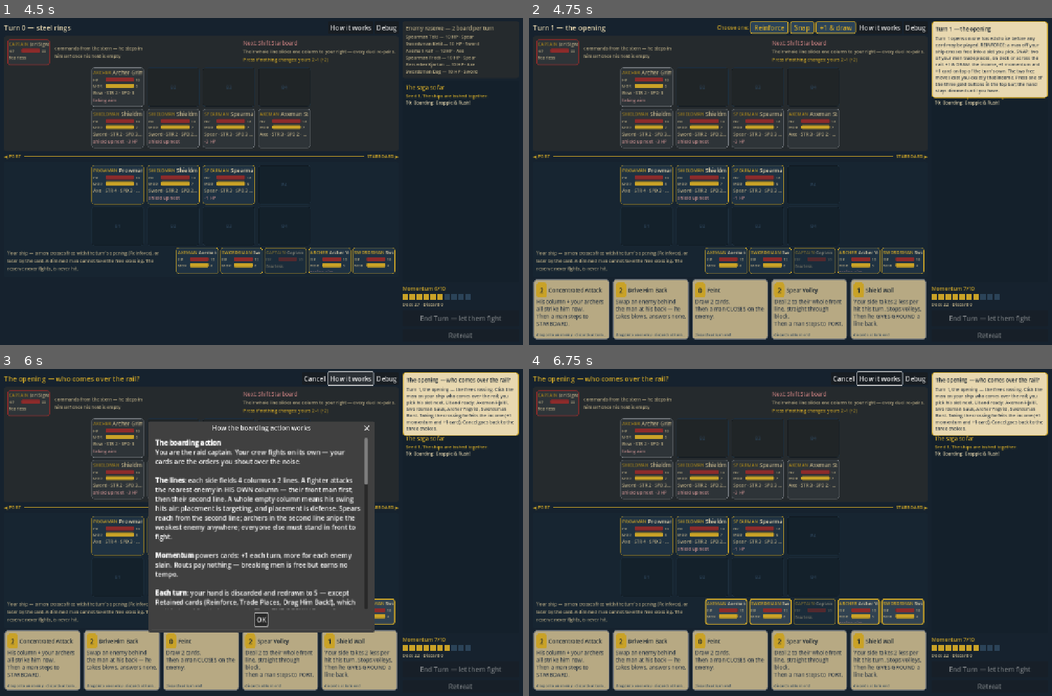
Above: before the commit, frames 1-4 (two rows, left to right).
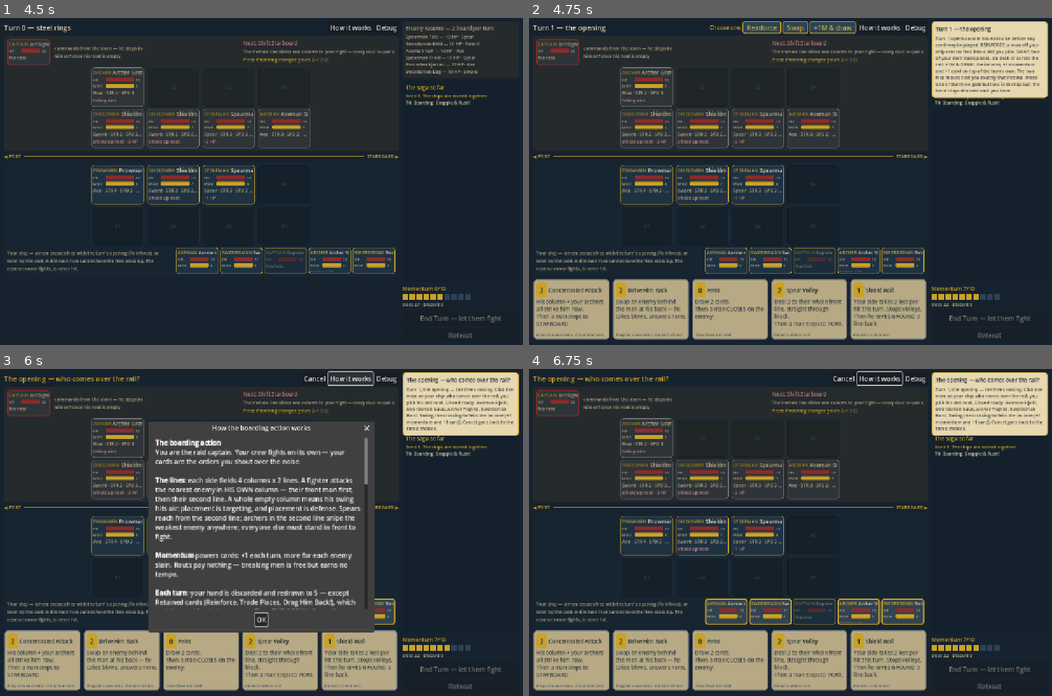
Above: after the commit, the same moments.

Repository: Tonttu84/vikingGame
Game: Godot game, scene res://src/ui/battle_ui.tscn
Two runs of this game, one before a commit and one after it. Both use one fixed random seed, a clock stepped at 60 frames per second and the inputs below.
Inputs:
- Up to frame 1 (4.5 s): click "How it works" at 0.5 s; click "Debug" at 1.25 s; click "End Turn — let them fight" at 2 s; click "Retreat" at 2.75 s; click "Board" at 3.5 s; click "Board this way" at 4.25 s
- Up to frame 2 (4.75 s): no input
- Up to frame 3 (6 s): click "Reinforce" at 5 s; click "How it works" at 5.75 s
- Up to frame 4 (6.75 s): click "OK" at 6.5 s

Frame 1 is identical in both runs. In frame 2, 1.0% of the frame differs, in the area x 34-99%, y 1-24%; in frame 3, less than 0.1%; in frame 4, nothing differs.

Commit message:
Relabel the opening's buttons: Swap, and +1M & draw
The owner's words from his first play of the web build. "Snap" was the
working name; the button, the explanation panel and the rules text all
say Swap now, and the income button says what its +1 is. The engine's
op ids (swap, income) and the tests' internal wording are unchanged.

Co-Authored-By: Claude Fable 5.1 <noreply@anthropic.com>
Claude-Session: https://claude.ai/code/session_01H2JAiD6RboxAUKBPcpfFDW

Diff:
--- a/src/ui/battle_ui.gd
+++ b/src/ui/battle_ui.gd
@@ -177,7 +177,7 @@
 
 
 ## The turn opens on a question the player must answer before he may play
-## anything: send a man over the rail for free, snap two of your own men into
+## anything: send a man over the rail for free, swap two of your own men into
 ## each other's places, or take the income (+1 momentum and +1 card on top of
 ## the turn's own). The engine says which of the three are open; the bar
 ## offers exactly those, and the hand stays locked until one is taken.
@@ -1028,7 +1028,7 @@
 	var lead := UIPalette.label("Choose one:", UIPalette.FONT_BODY, UIPalette.GOLD)
 	lead.size_flags_vertical = Control.SIZE_SHRINK_CENTER
 	_opening_bar.add_child(lead)
-	for entry in [["reinforce", "Reinforce"], ["swap", "Snap"], ["income", "+1 & draw"]]:
+	for entry in [["reinforce", "Reinforce"], ["swap", "Swap"], ["income", "+1M & draw"]]:
 		var op: String = entry[0]
 		var button := Button.new()
 		button.text = entry[1]
--- a/src/ui/card_text.gd
+++ b/src/ui/card_text.gd
@@ -237,7 +237,7 @@
 
 [b]Momentum[/b] powers cards: +1 each turn, more for each enemy slain. Routs pay nothing — breaking men is free but earns no tempo.
 
-[b]Each turn[/b]: your hand is discarded and redrawn to 5 —  …(184 unchanged characters)… ss the rail FREE into a slot you pick, SNAP two of your own men into each other's places (on deck or across the rail), or take the income — +1 momentum AND +1 card on top of the turn's own +1. That income is exactly what a free crossing or a free snap costs you. Then play cards — most als …(715 unchanged characters)…
+[b]Each turn[/b]: your hand is discarded and redrawn to 5 —  …(184 unchanged characters)… ss the rail FREE into a slot you pick, SWAP two of your own men into each other's places (on deck or across the rail), or take the income — +1 momentum AND +1 card on top of the turn's own +1. That income is exactly what a free crossing or a free swap costs you. Then play cards — most als …(715 unchanged characters)…
 
 [b]The press[/b]: every column is a duel. After both sides have fought, the side that drew more BLOOD in a column wins  …(303 unchanged characters)…
 
@@ -247,4 +247,4 @@
 
 [b]Morale[/b]: every death shakes the fallen side (-2 morale on deck, captains and berserkers excepted). At 0 a fighter routs, shaking the line further. Routs win battles as surely as blood.
 
-[b]The rail[/b]: enemies reinforce 2 per turn into their fro …(109 unchanged characters)… n the same turn, Trade Places a second snap. The reserve itself never fights and  …(244 unchanged characters)…
+[b]The rail[/b]: enemies reinforce 2 per turn into their fro …(109 unchanged characters)… n the same turn, Trade Places a second swap. The reserve itself never fights and  …(244 unchanged characters)…
--- a/src/ui/pick_text.gd
+++ b/src/ui/pick_text.gd
@@ -124,8 +124,8 @@
 static func opening(turn: int, options: Array) -> String:
 	var text := ("Turn %d opens on one forced choice before any card may be played. " +
 			"REINFORCE: a man off your ship crosses free into a slot you pick. " +
-			"SNAP: two of your men trade places, on deck or across the rail. " +
-			"+1 & DRAW: the income, +1 momentum and +1 card on top of the turn's own. " +
+			"SWAP: two of your men trade places, on deck or across the rail. " +
+			"+1M & DRAW: the income, +1 momentum and +1 card on top of the turn's own. " +
 			"The two free moves cost you exactly that income. " +
 			"Press one of the three gold buttons in the top bar; the hand stays dimmed " +
 			"until you have.") % turn
@@ -133,7 +133,7 @@
 	if not options.has("reinforce"):
 		refused.append("Reinforce (the grid is full, or nobody on the ship may cross)")
 	if not options.has("swap"):
-		refused.append("Snap (no fielded man has anyone to trade with)")
+		refused.append("Swap (no fielded man has anyone to trade with)")
 	if not refused.is_empty():
 		text += " Greyed out this turn: %s." % "; ".join(refused)
 	return text
@@ -153,9 +153,9 @@
 
 
 static func opening_swapper(turn: int, swappers: Array) -> String:
-	return ("Turn %d, the opening — the free snap. Click the fielded man who moves; next you " +
+	return ("Turn %d, the opening — the free swap. Click the fielded man who moves; next you " +
 			"name who he changes places with, a fellow on deck or a man on the ship. " +
-			"Lit: %s. Taking the snap forfeits the income (+1 momentum and +1 card). " +
+			"Lit: %s. Taking the swap forfeits the income (+1 momentum and +1 card). " +
 			"Cancel goes back to the three choices.") % [turn, _names(swappers)]
 
 
--- a/tests/ui_smoke.gd
+++ b/tests/ui_smoke.gd
@@ -534,7 +534,7 @@
 				"the bar offers exactly what the engine allows: " + op)
 	# The three buttons are explained in full before anything is pressed.
 	await check_explained(ui, "the opening", ["Turn 1 opens on one forced choice",
-			"REINFORCE", "SNAP", "+1 & DRAW"])
+			"REINFORCE", "SWAP", "+1M & DRAW"])
 	var hand_before: int = ui.engine.state.hand.size()
 	var momentum_before: int = ui.engine.state.momentum
 	(ui._opening_buttons["income"] as Button).pressed.emit()
@@ -946,7 +946,7 @@
 			await process_frame
 		if not ui._pick.is_empty():
 			var snapper: Character = ui._pick["options"][0]["value"]
-			await check_explained(ui, "the opening's snap pick", ["free snap",
+			await check_explained(ui, "the opening's swap pick", ["free swap",
 					snapper.display_name, "forfeits the income"])
 			ui.choose_pick(ui._pick["options"][0])
 			for i in 3:
Not shown, changed: CLAUDE.md
